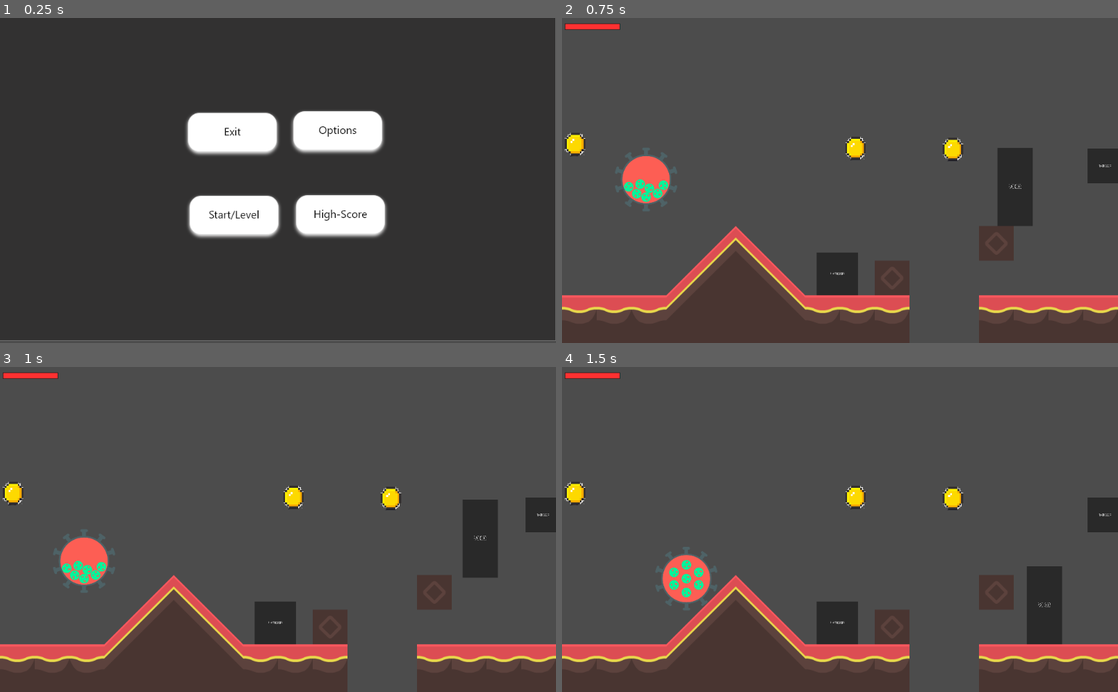
Above: before the commit, frames 1-4 (two rows, left to right).
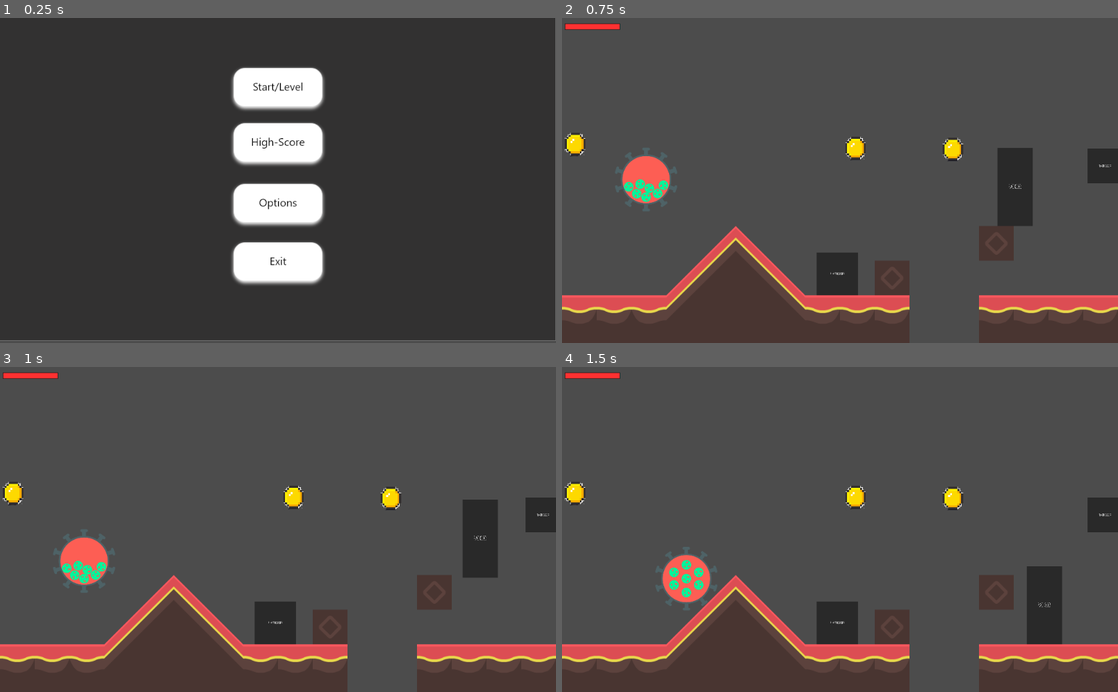
Above: after the commit, the same moments.

Repository: INF19IT2/2d-Jump-n-Run-SE
Game: Godot game, scene res://Scenes/MainScene/MainScene.tscn
Same seed, same stepped clock (60 frames per second), same inputs: the game is played once before the commit and once after it. The engine's default icon, where the game draws it, is replaced by a stand-in: a white triangle on a blue panel in a dark square.
Inputs (mouse positions are in pixels of both pictures, inside the frame that each line leads up to; where the layout moved, square brackets give the same spot in the first picture):
- Up to frame 1 (0.25 s): no input
- Up to frame 2 (0.75 s): click (840, 89) [795, 216] at 0.5 s
- Up to frame 3 (1 s): no input
- Up to frame 4 (1.5 s): tap Enter (shoot) at 1.25 s; hold D (move_right) from 1.28 s (still down); hold Shift (running) from 1.28 s (still down)

The runs differ from the first frame. In frame 1, 13% of the frame differs, in the area x 33-70%, y 15-83%; in frame 2, nothing differs; in frame 3, nothing differs; in frame 4, nothing differs.

Commit message:
Updated Main-Menu Layout

Diff:
--- a/2d-Jump-n-Run-SE/Scenes/MainScene/MainScene.tscn
+++ b/2d-Jump-n-Run-SE/Scenes/MainScene/MainScene.tscn
@@ -23,56 +23,56 @@
 }
 
 [node name="ExitButton" type="TextureButton" parent="."]
-anchor_left = 0.33
-anchor_top = 0.288
-anchor_right = 0.507
-anchor_bottom = 0.438
-margin_left = -0.132996
-margin_top = 0.22699
-margin_right = 0.441956
-margin_bottom = 0.22699
+anchor_left = 0.5
+anchor_top = 0.5
+anchor_right = 0.5
+anchor_bottom = 0.5
+margin_left = -90.5
+margin_top = 112.0
+margin_right = 91.5
+margin_bottom = 202.0
 texture_normal = ExtResource( 3 )
 __meta__ = {
 "_edit_use_anchors_": false
 }
 
 [node name="HighScoreButton" type="TextureButton" parent="."]
-anchor_left = 0.523
-anchor_top = 0.542
-anchor_right = 0.701
-anchor_bottom = 0.692
-margin_left = 0.46698
-margin_top = 0.216949
-margin_right = 0.0169678
-margin_bottom = 0.21698
+anchor_left = 0.5
+anchor_top = 0.5
+anchor_right = 0.5
+anchor_bottom = 0.5
+margin_left = -90.5
+margin_top = -108.0
+margin_right = 91.5
+margin_bottom = -18.0
 texture_normal = ExtResource( 1 )
 __meta__ = {
 "_edit_use_anchors_": false
 }
 
 [node name="OptionsButton" type="TextureButton" parent="."]
-anchor_left = 0.519
-anchor_top = 0.283
-anchor_right = 0.696
-anchor_bottom = 0.433
-margin_left = -0.196045
-margin_top = 0.0519867
-margin_right = 0.378967
-margin_bottom = 0.0519714
+anchor_left = 0.5
+anchor_top = 0.5
+anchor_right = 0.5
+anchor_bottom = 0.5
+margin_left = -90.5
+margin_top = 4.0
+margin_right = 91.5
+margin_bottom = 94.0
 texture_normal = ExtResource( 4 )
 __meta__ = {
 "_edit_use_anchors_": false
 }
 
 [node name="StartLevelButton" type="TextureButton" parent="."]
-anchor_left = 0.333
-anchor_top = 0.544
-anchor_right = 0.511
-anchor_bottom = 0.694
-margin_left = 0.112976
-margin_top = -0.0810242
-margin_right = -0.337036
-margin_bottom = -0.0809937
+anchor_left = 0.5
+anchor_top = 0.5
+anchor_right = 0.5
+anchor_bottom = 0.5
+margin_left = -90.5
+margin_top = -210.0
+margin_right = 91.5
+margin_bottom = -120.0
 texture_normal = ExtResource( 5 )
 __meta__ = {
 "_edit_use_anchors_": false
